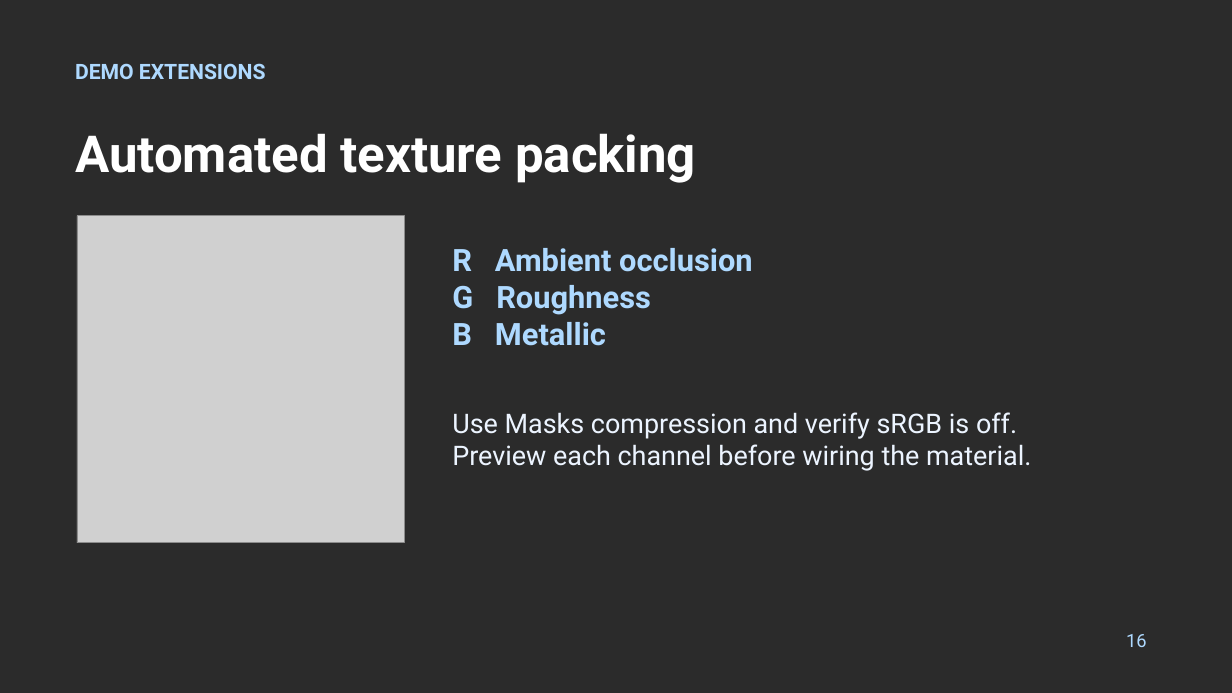
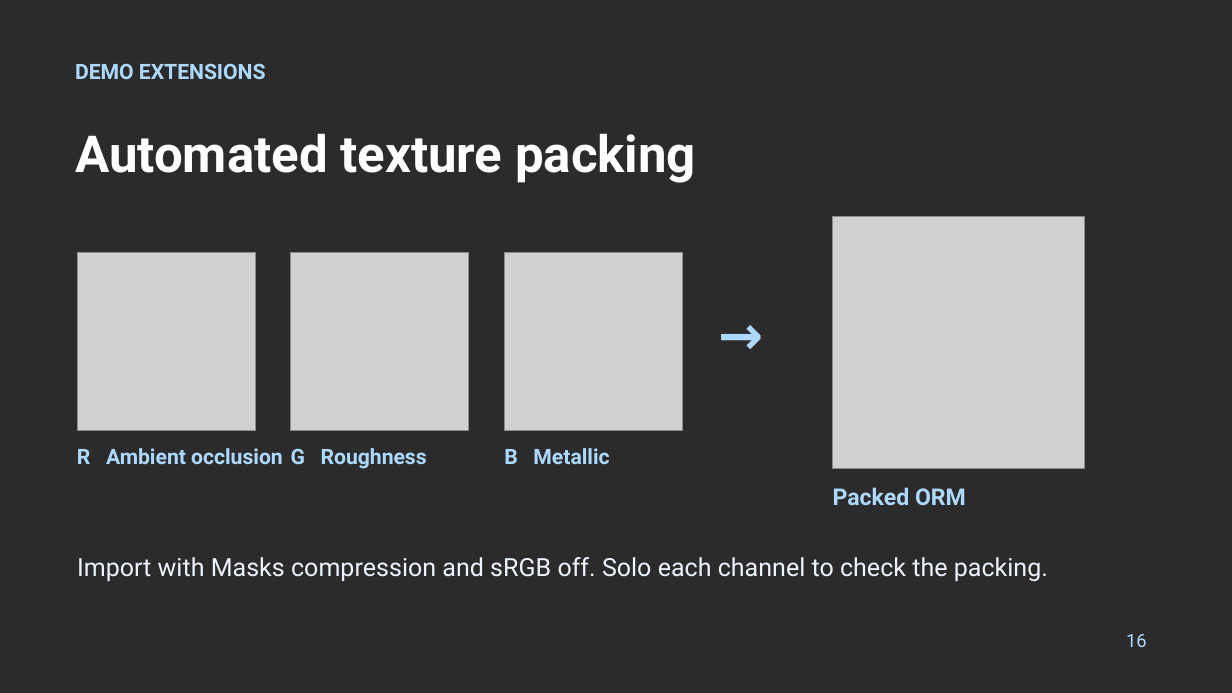
Before and after one commit to anthonymonteagudo/Week10-Profiling, a slide deck: slide 16 of Week10-Slides.pptx. Drawn at 1232x693 pixels with LibreOffice and Linux fonts; fonts in the diff are those of the drawing; grey boxes stand for pictures; background and template pictures are left out; a plain dark background stands for a picture behind light text. Boxes give left, top, right and bottom in pixels: in the first picture for what was removed or moved away, otherwise in the second. Text is boxed around its words. In the diff, an @@ line names an element or a change of style, - is before the commit and + after.

```diff
--- a/Week10-Slides.pptx
+++ b/Week10-Slides.pptx
@@ picture: place and size @@
-picture at bbox=[77, 215, 404, 543]
+picture at bbox=[833, 216, 1085, 469]
@@ picture added at bbox=[77, 252, 255, 431] @@
@@ picture added at bbox=[291, 252, 470, 431] @@
@@ picture added at bbox=[505, 252, 683, 431] @@
@@ text at bbox=[452, 285, 651, 346]: paragraphs removed @@
-G Roughness
-B Metallic
@@ text added at bbox=[718, 298, 795, 369], 42 pt, text #AED9FF, bold @@
+→
@@ text removed at bbox=[452, 412, 1031, 471] @@
-Use Masks compression and verify sRGB is off. Preview each channel before wiring the material.
@@ text "R Ambient occlusion": place and size @@
-text "R Ambient occlusion" at bbox=[452, 248, 753, 346]
+text "R Ambient occlusion" at bbox=[77, 448, 283, 464]
@@ text "R Ambient occlusion" at bbox=[77, 448, 283, 464]: size 24 to 16.5 pt @@
@@ text added at bbox=[291, 448, 427, 469], 16.5 pt, text #AED9FF, bold @@
+G Roughness
@@ text added at bbox=[504, 448, 609, 464], 16.5 pt, text #AED9FF, bold @@
+B Metallic
@@ text added at bbox=[833, 487, 966, 506], 18 pt, text #AED9FF, bold @@
+Packed ORM
@@ text added at bbox=[77, 557, 1048, 581], 19.5 pt, text #ECF4FF @@
+Import with Masks compression and sRGB off. Solo each channel to check the packing.
```
Also in this commit, not shown: 3 other slides changed, 1 slide added, 1 slide removed.
